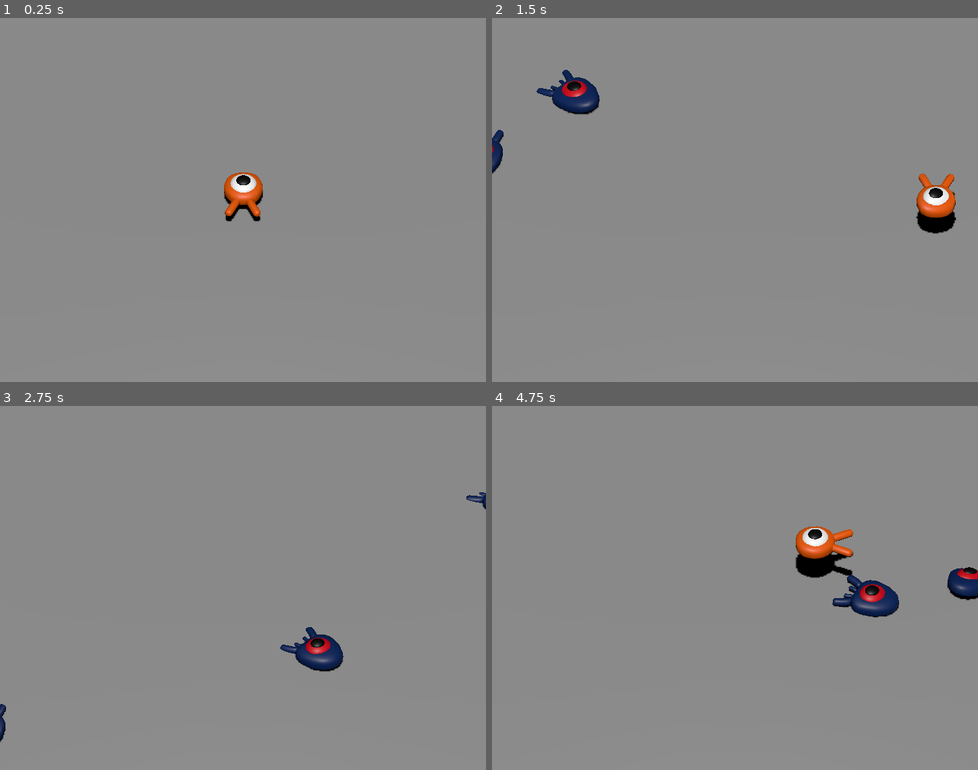
Above: before the commit, frames 1-4 (two rows, left to right).
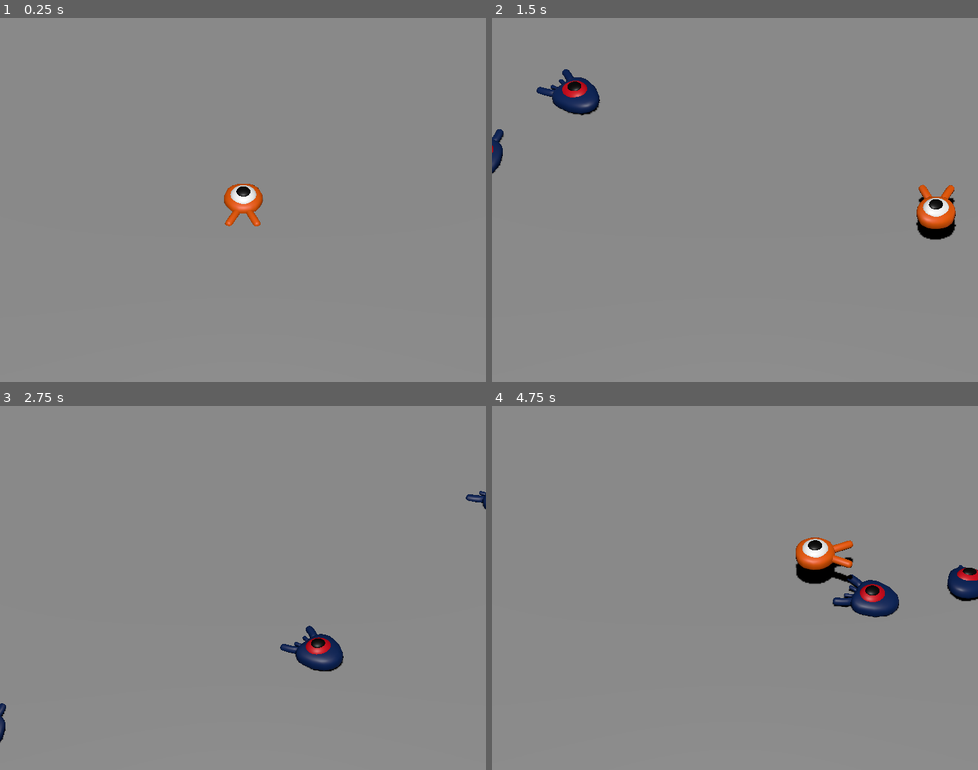
Above: after the commit, the same moments.

Repository: dev-berkacar/Squash-the-Creeps-
Game: Godot game, scene res://main.tscn
Same seed, same stepped clock (60 frames per second), same inputs: the game is played once before the commit and once after it.
Inputs:
- Up to frame 1 (0.25 s): no input
- Up to frame 2 (1.5 s): tap Enter at 0.5 s; hold Right (move_right) 0.53-1.28 s; tap Space (jump) at 0.6, 0.77, 1.07, 1.35 s; hold Down (move_back) from 1.28 s (still down)
- Up to frame 3 (2.75 s): tap Space (jump) at 1.52, 1.82, 2.1 s; release Down (move_back) at 2.03 s; hold Right (move_right) from 2.03 s (still down)
- Up to frame 4 (4.75 s): release Right (move_right) at 2.78 s; hold Up (move_forward) 2.78-3.53 s; tap Space (jump) at 2.85, 3.02, 3.32, 3.6, 3.77, 4.07, 4.35, 4.52 s; hold Left (move_left) from 3.53 s (still down)

The runs differ from the first frame. In frame 1, 0.9% of the frame differs, in the area x 46-55%, y 42-58%; in frame 2, 1.2%; in frame 3, 0.1%; in frame 4, 1.6%, in the area x 62-100%, y 32-58%.

Commit message:
kill character

Diff:
--- a/mob.gd
+++ b/mob.gd
@@ -1,4 +1,6 @@
 extends CharacterBody3D
+# Emitted when the player jumped on the mob.
+signal squashed
 
 # Minimum speed of the mob in meters per second.
 @export var min_speed = 10
@@ -28,3 +30,7 @@
 
 func _on_visible_on_screen_notifier_3d_screen_exited():
 	queue_free()
+
+func squash():
+	squashed.emit()
+	queue_free()
--- a/player.gd
+++ b/player.gd
@@ -1,4 +1,8 @@
 extends CharacterBody3D
+
+# Emitted when the player was hit by a mob
+# Put this at the top of the script.
+signal hit
 
 # How fast the player moves in meters per second.
 @export var speed = 14
@@ -48,4 +52,32 @@
 	if is_on_floor() and Input.is_action_just_pressed("jump"):
 		target_velocity.y = jump_impulse
 
+	# Iterate through all collisions that occurrred this frame
+	for index in range(get_slide_collision_count()):
+		# We get one of the collisions with the player
+		var collision = get_slide_collision(index)
+
+		# If the collision is with ground
+		if collision.get_collider() == null:
+			continue
+
+		# If the collider is with a mob
+		if collision.get_collider().is_in_group("mob"):
+			var mob = collision.get_collider()
+			# We check that we re hitting it from above
+			if Vector3.UP.dot(collision.get_normal()) > 0.1:
+				# If so, we squash it and bounce.
+				mob.squash()
+				target_velocity.y = bounce_impulse
+				# Prevent further dublicate calls.
+				break
+
+
 	move_and_slide()
+
+func die():
+	hit.emit()
+	queue_free()
+
+func _on_mob_detector_body_entered(_body):
+	die()
--- a/player.tscn
+++ b/player.tscn
@@ -1,19 +1,35 @@
-[gd_scene load_steps=4 format=3 uid="uid://ccmdd7dij6ao0"]
+[gd_scene load_steps=5 format=3 uid="uid://ccmdd7dij6ao0"]
 
-[ext_resource type="Script" path="res://player.gd" id="1_g2rbo"]
-[ext_resource type="PackedScene" uid="uid://dxjnphaeqlpbf" path="res://art/player.glb" id="1_i7sq7"]
+[ext_resource type="Script" path="res://player.gd" id="1_68hc8"]
+[ext_resource type="PackedScene" uid="uid://dxjnphaeqlpbf" path="res://art/player.glb" id="1_at7tp"]
 
-[sub_resource type="SphereShape3D" id="SphereShape3D_6ri3n"]
-radius = 1.11302
+[sub_resource type="SphereShape3D" id="SphereShape3D_fhttk"]
+radius = 0.797218
+
+[sub_resource type="CylinderShape3D" id="CylinderShape3D_pq5sx"]
+height = 0.230712
+radius = 1.08081
 
 [node name="Player" type="CharacterBody3D"]
 collision_mask = 6
-script = ExtResource("1_g2rbo")
+script = ExtResource("1_68hc8")
 
 [node name="Pivot" type="Node3D" parent="."]
 
-[node name="Character" parent="Pivot" instance=ExtResource("1_i7sq7")]
+[node name="player" parent="Pivot" instance=ExtResource("1_at7tp")]
+transform = Transform3D(1, 0, 0, 0, 1, 0, 0, 0, 1, 2.08165e-12, 2.08165e-12, 2.08165e-12)
 
 [node name="CollisionShape3D" type="CollisionShape3D" parent="."]
-transform = Transform3D(1, 0, 0, 0, 1, 0, 0, 0, 1, 0, 0.291402, 0)
-shape = SubResource("SphereShape3D_6ri3n")
+transform = Transform3D(1, 0, 0, 0, 1, 0, 0, 0, 1, 0, 0.801111, 0)
+shape = SubResource("SphereShape3D_fhttk")
+
+[node name="MobDetector" type="Area3D" parent="."]
+collision_layer = 0
+collision_mask = 2
+monitorable = false
+
+[node name="CollisionShape3D" type="CollisionShape3D" parent="MobDetector"]
+transform = Transform3D(1, 0, 0, 0, 1, 0, 0, 0, 1, 0, 0.349767, 0)
+shape = SubResource("CylinderShape3D_pq5sx")
+
+[connection signal="body_entered" from="MobDetector" to="." method="_on_mob_detector_body_entered"]
